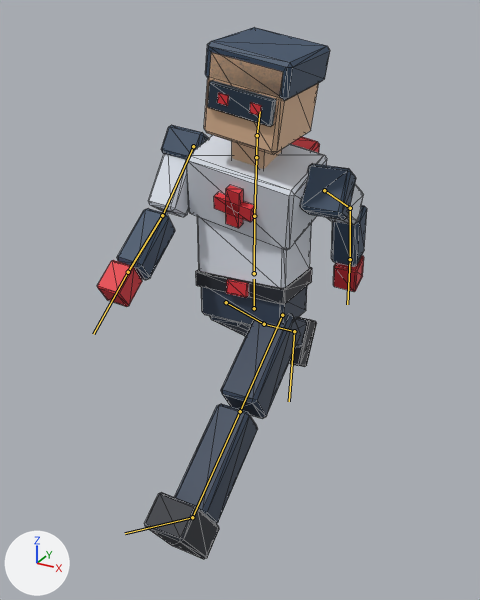
Two versions of the glTF model assets/models/player/medic.glb, one commit apart.
Rendered twice from a 50 mm camera at (1.052, -1.943, 1.914) aimed at (-0.015, -0.003, 0.944). Lighting does not change. The marker at lower left points along +X, +Y and +Z. The first picture is the older version. Both versions are drawn at frame 20 of the action 'sprint'; the numbers are the values there. The bones that bend it are drawn over the model as lines. Mesh edges are drawn as thin lines.

Objects in the first picture: 'medic'.
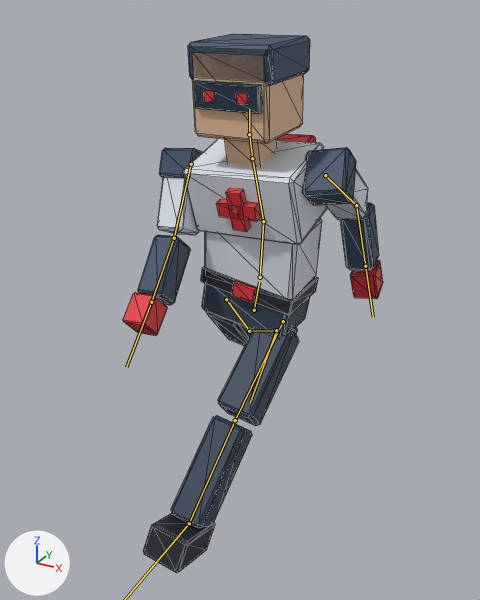
Boxes [x1, y1, x2, y2] around the edits, measured in the pictures (480 x 600 px):
'medic', posed
    before: [97, 27, 367, 559]
    after: [123, 34, 383, 573]
bone 'Pelvis', root to tip
    before: (254, 308) to (254, 279)
    after: (254, 310) to (259, 282)
bone 'Spine', root to tip
    before: (254, 273) to (254, 216)
    after: (260, 277) to (263, 221)
bone 'Chest', root to tip
    before: (254, 216) to (256, 157)
    after: (263, 221) to (252, 158)
bone 'Neck', root to tip
    before: (256, 157) to (257, 135)
    after: (252, 158) to (249, 134)
bone 'Head', root to tip
    before: (257, 135) to (260, 111)
    after: (249, 134) to (249, 109)
bone 'UpperArm.L', root to tip
    before: (324, 190) to (350, 208)
    after: (325, 175) to (356, 205)
bone 'Hand.L', root to tip
    before: (350, 259) to (347, 304)
    after: (365, 266) to (373, 317)
bone 'UpperArm.R', root to tip
    before: (193, 146) to (162, 215)
    after: (191, 164) to (174, 238)
bone 'Forearm.R', root to tip
    before: (162, 215) to (128, 272)
    after: (174, 238) to (151, 302)
bone 'Hand.R', root to tip
    before: (128, 272) to (93, 334)
    after: (151, 302) to (126, 367)
bone 'Thigh.L', root to tip
    before: (282, 315) to (240, 411)
    after: (283, 321) to (235, 420)
bone 'Shin.L', root to tip
    before: (240, 411) to (192, 517)
    after: (235, 420) to (189, 523)
bone 'Thigh.R', root to tip
    before: (226, 302) to (264, 324)
    after: (226, 299) to (249, 331)
bone 'Shin.R', root to tip
    before: (264, 324) to (294, 331)
    after: (249, 331) to (276, 330)
bone 'Foot.R', root to tip
    before: (294, 331) to (289, 401)
    after: (276, 330) to (250, 403)

The change, as a diff of the scene's bpy script:
```diff
--- a/assets/models/player/medic.glb.py
+++ b/assets/models/player/medic.glb.py
@@ bone_pelvis @@
 bone_pelvis = bpy.data.objects['medic_Rig'].pose.bones['Pelvis']
-bone_pelvis.location = (0.0, 0.0, -0.078)
-bone_pelvis.rotation_quaternion = (1.0, 0.0, 0.0, 0.0)  # degrees (0, 0, 0)
+bone_pelvis.location = (0.008, 0.0, -0.066)
+bone_pelvis.rotation_quaternion = (0.996, 0.001, 0.01, -0.084)  # degrees (0, 1, -10)
@@ bone_spine @@
 bone_spine = bpy.data.objects['medic_Rig'].pose.bones['Spine']  # child of 'Pelvis'
-bone_spine.rotation_quaternion = (1.0, 0.0, 0.0, 0.0)  # degrees (0, 0, 0)
+bone_spine.rotation_quaternion = (0.998, 0.049, -0.003, 0.038)  # degrees (6, -1, 4)
@@ bone_chest @@
 bone_chest = bpy.data.objects['medic_Rig'].pose.bones['Chest']  # child of 'Spine'
-bone_chest.rotation_quaternion = (0.983, 0.156, -0.015, -0.094)  # degrees (18, 0, -11)
+bone_chest.rotation_quaternion = (0.994, 0.094, 0.002, 0.063)  # degrees (11, 0, 7)
@@ bone_neck @@
 bone_neck = bpy.data.objects['medic_Rig'].pose.bones['Neck']  # child of 'Chest'
-bone_neck.rotation_quaternion = (1.0, 0.0, 0.0, 0.0)  # degrees (0, 0, 0)
+bone_neck.rotation_quaternion = (0.999, -0.043, 0.0, 0.0)  # degrees (-5, 0, 0)
@@ bone_head @@
 bone_head = bpy.data.objects['medic_Rig'].pose.bones['Head']  # child of 'Neck'
-bone_head.rotation_quaternion = (0.996, -0.094, 0.0, 0.0)  # degrees (-11, 0, 0)
+bone_head.rotation_quaternion = (0.997, -0.072, 0.002, -0.021)  # degrees (-8, 0, -2)
@@ bone_upperarm_l @@
 bone_upperarm_l = bpy.data.objects['medic_Rig'].pose.bones['UpperArm.L']  # child of 'Chest'
-bone_upperarm_l.rotation_quaternion = (0.918, 0.396, -0.032, 0.014)  # degrees (47, -4, 0)
+bone_upperarm_l.rotation_quaternion = (0.941, 0.337, -0.041, 0.015)  # degrees (39, -5, 0)
@@ bone_hand_l @@
 bone_hand_l = bpy.data.objects['medic_Rig'].pose.bones['Hand.L']  # child of 'Forearm.L'
-bone_hand_l.rotation_quaternion = (1.0, 0.0, 0.0, 0.0)  # degrees (0, 0, 0)
+bone_hand_l.rotation_quaternion = (0.999, 0.05, 0.0, 0.0)  # degrees (6, 0, 0)
@@ bone_upperarm_r @@
 bone_upperarm_r = bpy.data.objects['medic_Rig'].pose.bones['UpperArm.R']  # child of 'Chest'
-bone_upperarm_r.rotation_quaternion = (0.918, -0.396, 0.032, 0.014)  # degrees (-47, 4, 0)
+bone_upperarm_r.rotation_quaternion = (0.941, -0.337, 0.041, 0.015)  # degrees (-39, 5, 0)
@@ bone_forearm_r @@
 bone_forearm_r = bpy.data.objects['medic_Rig'].pose.bones['Forearm.R']  # child of 'UpperArm.R'
-bone_forearm_r.rotation_quaternion = (0.982, -0.191, 0.0, 0.0)  # degrees (-22, 0, 0)
+bone_forearm_r.rotation_quaternion = (0.988, -0.156, 0.0, 0.0)  # degrees (-18, 0, 0)
@@ bone_hand_r @@
 bone_hand_r = bpy.data.objects['medic_Rig'].pose.bones['Hand.R']  # child of 'Forearm.R'
-bone_hand_r.rotation_quaternion = (1.0, 0.0, 0.0, 0.0)  # degrees (0, 0, 0)
+bone_hand_r.rotation_quaternion = (0.999, -0.05, 0.0, 0.0)  # degrees (-6, 0, 0)
@@ bone_thigh_l @@
 bone_thigh_l = bpy.data.objects['medic_Rig'].pose.bones['Thigh.L']  # child of 'Pelvis'
-bone_thigh_l.rotation_quaternion = (0.888, -0.461, 0.0, 0.0)  # degrees (-55, 0, 0)
+bone_thigh_l.rotation_quaternion = (0.919, -0.394, 0.0, 0.0)  # degrees (-46, 0, 0)
@@ bone_shin_l @@
 bone_shin_l = bpy.data.objects['medic_Rig'].pose.bones['Shin.L']  # child of 'Thigh.L'
-bone_shin_l.rotation_quaternion = (1.0, 0.0, 0.0, 0.0)  # degrees (0, 0, 0)
+bone_shin_l.rotation_quaternion = (0.999, 0.052, 0.0, 0.0)  # degrees (6, 0, 0)
@@ bone_foot_l @@
 bone_foot_l = bpy.data.objects['medic_Rig'].pose.bones['Foot.L']  # child of 'Shin.L'
-bone_foot_l.rotation_quaternion = (1.0, 0.0, 0.0, 0.0)  # degrees (0, 0, 0)
+bone_foot_l.rotation_quaternion = (0.99, 0.143, 0.0, 0.0)  # degrees (16, 0, 0)
@@ bone_thigh_r @@
 bone_thigh_r = bpy.data.objects['medic_Rig'].pose.bones['Thigh.R']  # child of 'Pelvis'
-bone_thigh_r.rotation_quaternion = (0.888, 0.461, 0.0, 0.0)  # degrees (55, 0, 0)
+bone_thigh_r.rotation_quaternion = (0.919, 0.394, 0.0, 0.0)  # degrees (46, 0, 0)
@@ bone_shin_r @@
 bone_shin_r = bpy.data.objects['medic_Rig'].pose.bones['Shin.R']  # child of 'Thigh.R'
-bone_shin_r.rotation_quaternion = (0.998, 0.056, 0.0, 0.0)  # degrees (6, 0, 0)
+bone_shin_r.rotation_quaternion = (0.986, 0.165, 0.0, 0.0)  # degrees (19, 0, 0)
@@ bone_foot_r @@
 bone_foot_r = bpy.data.objects['medic_Rig'].pose.bones['Foot.R']  # child of 'Shin.R'
-bone_foot_r.rotation_quaternion = (1.0, 0.0, 0.0, 0.0)  # degrees (0, 0, 0)
+bone_foot_r.rotation_quaternion = (0.976, -0.219, 0.0, 0.0)  # degrees (-25, 0, 0)
```
